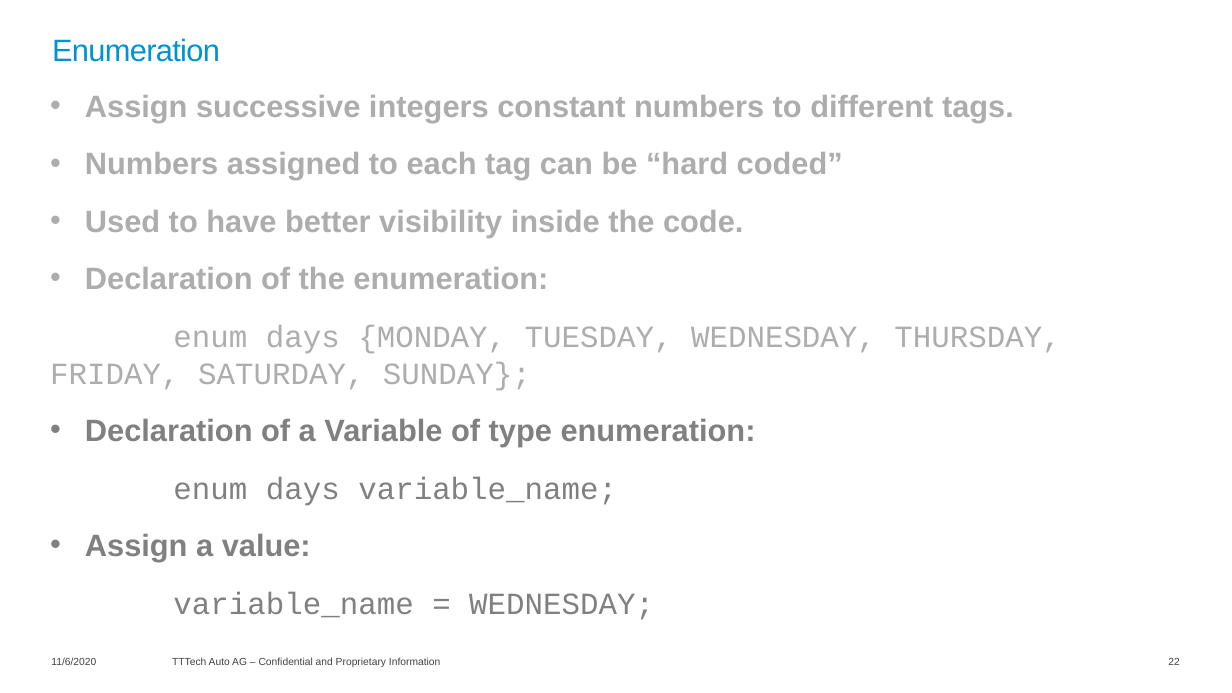
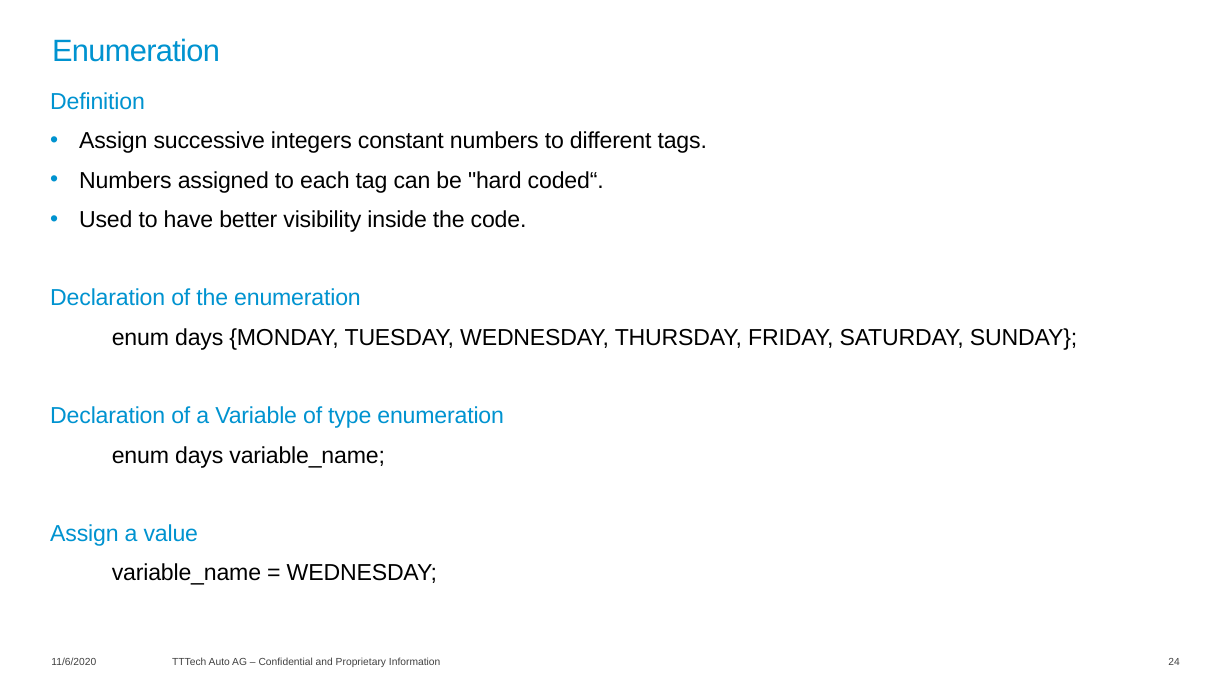
Before and after one commit to lucianotttech/C_Training, a slide deck: slide 24 of 01-Theory material/C_Training.pptx (slide 22 before the commit). Drawn at 1232x693 pixels with LibreOffice and Linux fonts; fonts in the diff are those of the drawing; background and template pictures are left out. Boxes give left, top, right and bottom in pixels: in the first picture for what was removed or moved away, otherwise in the second. Text is boxed around its words. In the diff, an @@ line names an element or a change of style, - is before the commit and + after.

Commit message:
Format the slides, improve example 17, and add new code files contained in the slides

```diff
--- a/01-Theory material/C_Training.pptx
+++ b/01-Theory material/C_Training.pptx
@@ text at [50,92,145,110]: paragraph added @@
+Definition
@@ text at [79,131,1077,585]: size 24 to 18 pt, letter spacing 0 to -0.1 pt in "Assign successive integers constant numbers to different ...", "Used to have better visibility inside the ...", "enum days {MONDAY, TUESDAY, WEDNESDAY, THURSDAY, FRIDAY, ...", "enum days variable_name;" and 1 more places; text colour #ADADAD to #000000 in "Assign successive integers constant numbers to different ...", "Used to have better visibility inside the ...", "enum days {MONDAY, TUESDAY, WEDNESDAY, THURSDAY, FRIDAY, ..."; bold off in "Assign successive integers constant numbers to different ...", "Used to have better visibility inside the ..."; font Courier New to Arial in "enum days {MONDAY, TUESDAY, WEDNESDAY, THURSDAY, FRIDAY, ...", "enum days variable_name;", "variable_name = WEDNESDAY;"; text colour #808080 to #000000 in "enum days variable_name;", "variable_name = WEDNESDAY;"; indent changed; less space between paragraphs; list level 1 to 2 in "enum days {MONDAY, TUESDAY, WEDNESDAY, ..."; list level 1 to 2 in "enum days variable_name;"; list level 1 to 2 in "variable_name = WEDNESDAY;" @@
@@ text at [79,171,604,193]: text changed; size 24 to 18 pt; text colour #ADADAD to #000000; bold off @@
-• Numbers assigned to each tag can be “hard coded”
+• Numbers assigned to each tag can be "hard coded“.
@@ text at [50,288,361,306]: text changed; size 24 to 18 pt; text colour #ADADAD to #0093D0; bold off @@
-• Declaration of the enumeration:
+Declaration of the enumeration
@@ text at [50,406,504,428]: text changed; size 24 to 18 pt; text colour #808080 to #0093D0; bold off @@
-• Declaration of a Variable of type enumeration:
+Declaration of a Variable of type enumeration
@@ text at [50,524,198,546]: text changed; size 24 to 18 pt; text colour #808080 to #0093D0; bold off @@
-• Assign a value:
+Assign a value
@@ page number at [1168,658,1179,665]: text changed @@
-22
+24
```
Also in this commit, not shown: 40 other slides changed, 5 slides added, 6 other files.
